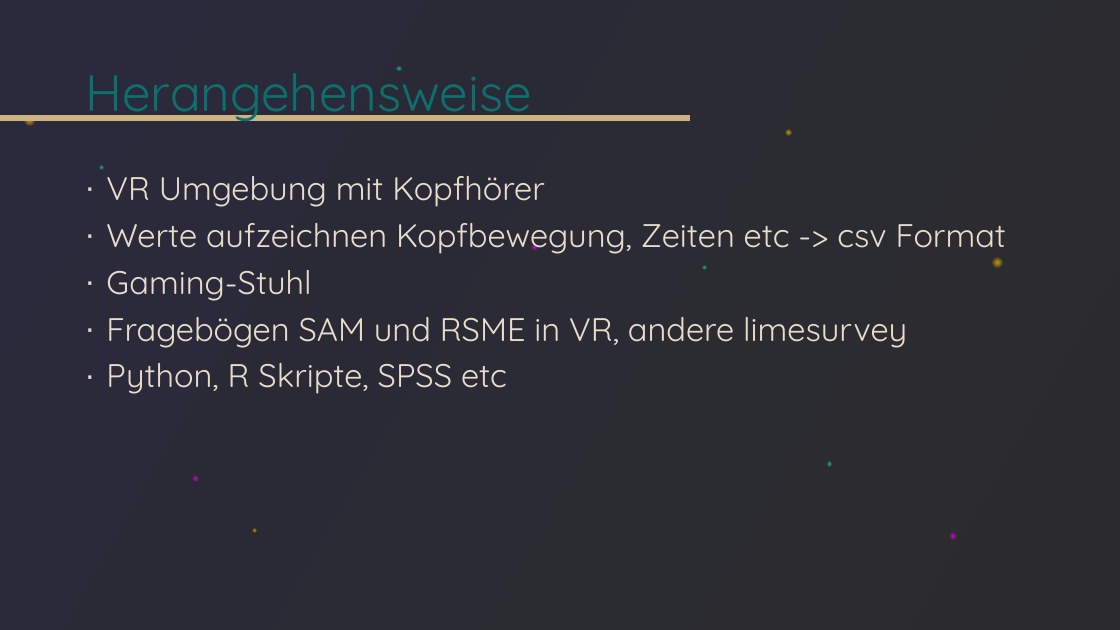
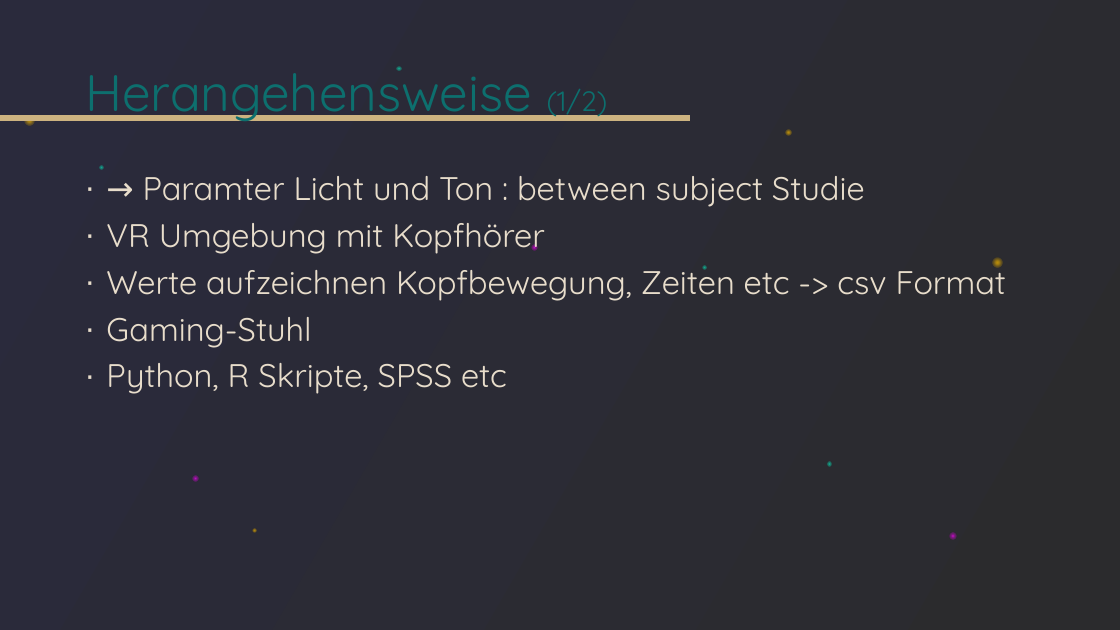
Before and after one commit to tlahmann/mci-af, a slide deck: slide 4 of presentation/Resync Studie.pptx (slide 5 before the commit). Drawn at 1120x630 pixels with LibreOffice and Linux fonts; fonts in the diff are those of the drawing. Boxes give left, top, right and bottom in pixels: in the first picture for what was removed or moved away, otherwise in the second. Text is boxed around its words. In the diff, an @@ line names an element or a change of style, - is before the commit and + after.

```diff
--- a/presentation/Resync Studie.pptx
+++ b/presentation/Resync Studie.pptx
@@ title at [85,66,608,121]: text changed @@
-Herangehensweise
+Herangehensweise (1/2)
@@ text at [143,176,865,207]: paragraph added @@
+∙ → Paramter Licht und Ton : between subject Studie
@@ text at [106,317,907,348]: paragraph removed @@
-∙ Fragebögen SAM und RSME in VR, andere limesurvey
```
Also in this commit, not shown: 10 other slides changed, 17 slides added, 2 slides removed.
